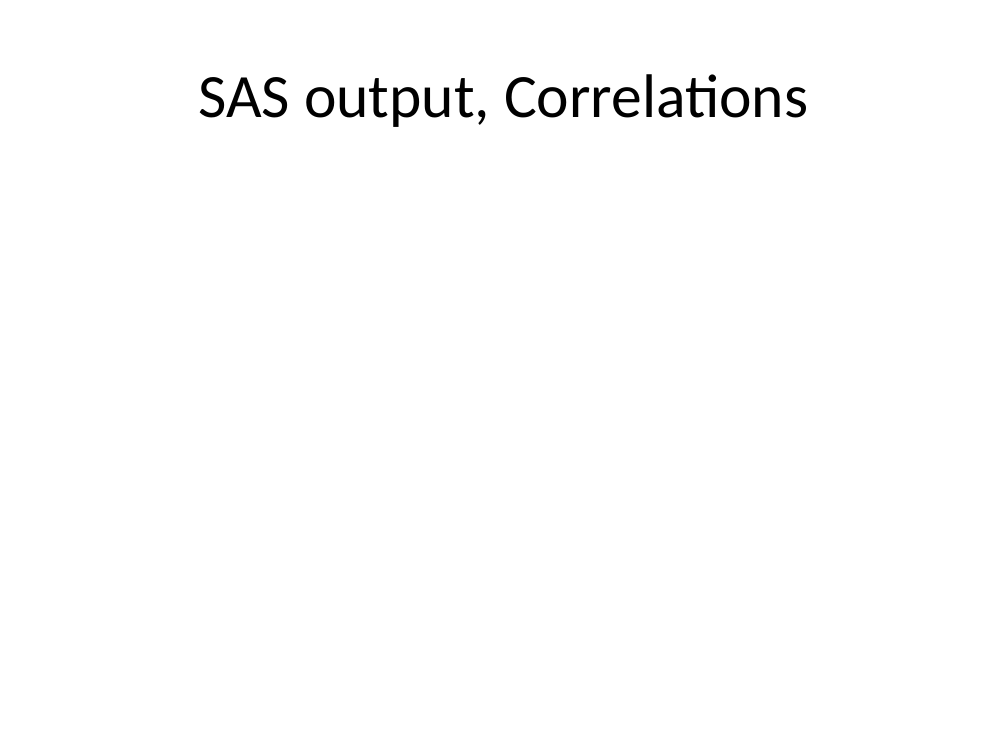
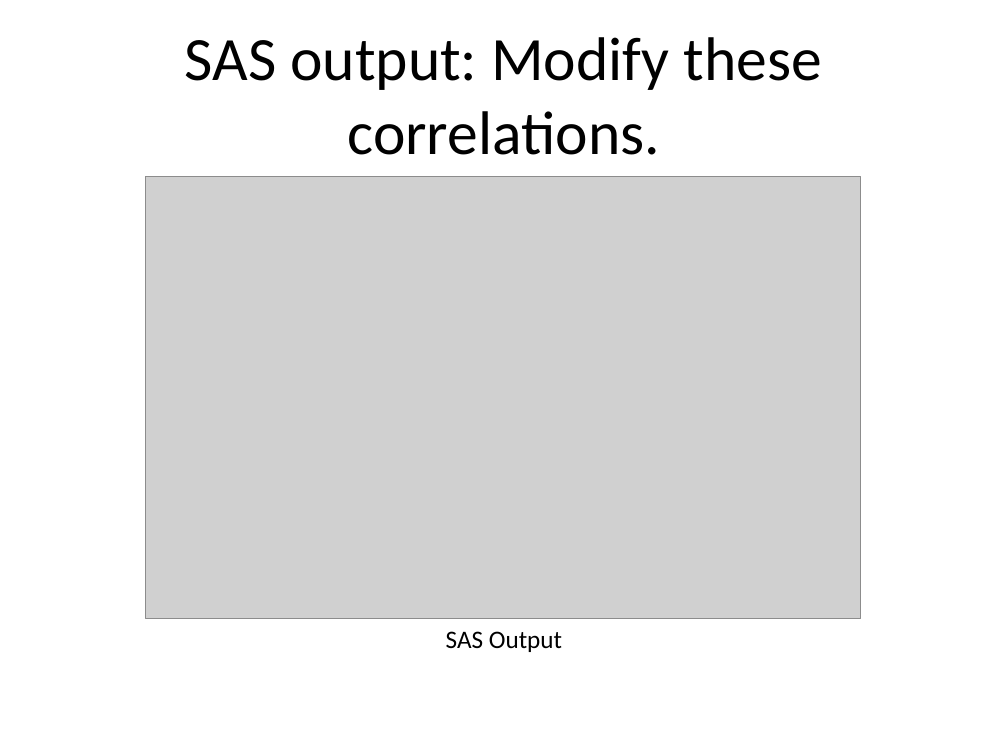
Before and after one commit to pmean/introduction-to-SAS, a slide deck: slide 49 of results/5507-02-simon-slides-and-speaker-notes.pptx (slide 42 before the commit). Drawn at 1008x756 pixels with LibreOffice and Linux fonts; fonts in the diff are those of the drawing; grey boxes stand for pictures. Boxes give left, top, right and bottom in pixels: in the first picture for what was removed or moved away, otherwise in the second. Text is boxed around its words. In the diff, an @@ line names an element or a change of style, - is before the commit and + after.

```diff
--- a/results/5507-02-simon-slides-and-speaker-notes.pptx
+++ b/results/5507-02-simon-slides-and-speaker-notes.pptx
@@ title at bbox=[185, 37, 822, 155]: text changed @@
-SAS output, Correlations
+SAS output: Modify these correlations.
@@ picture added at bbox=[145, 176, 861, 619] @@
@@ text added at bbox=[446, 631, 562, 652], 18 pt, text #000000 @@
+SAS Output
```
Also in this commit, not shown: 23 other slides changed, 14 slides added, 12 slides removed, 3 other files.
